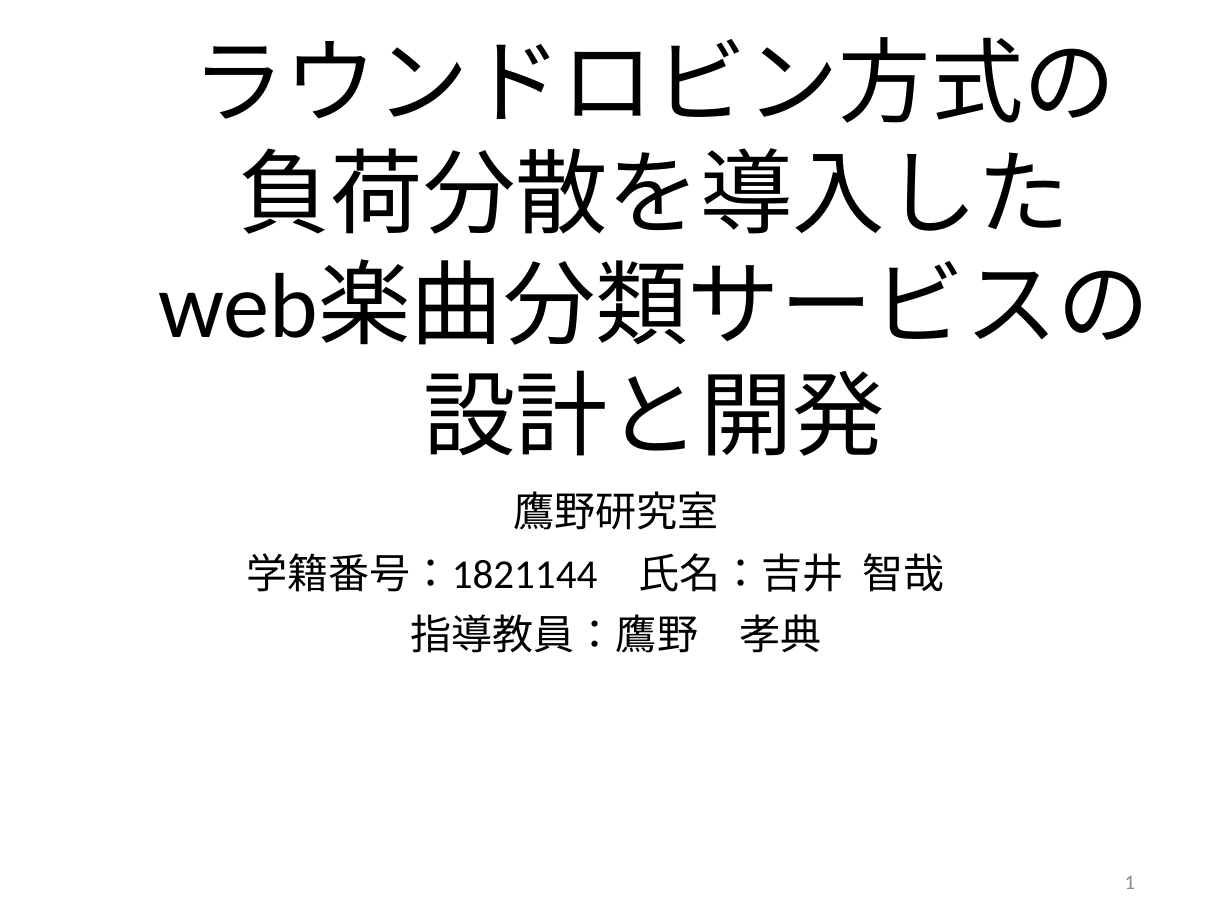
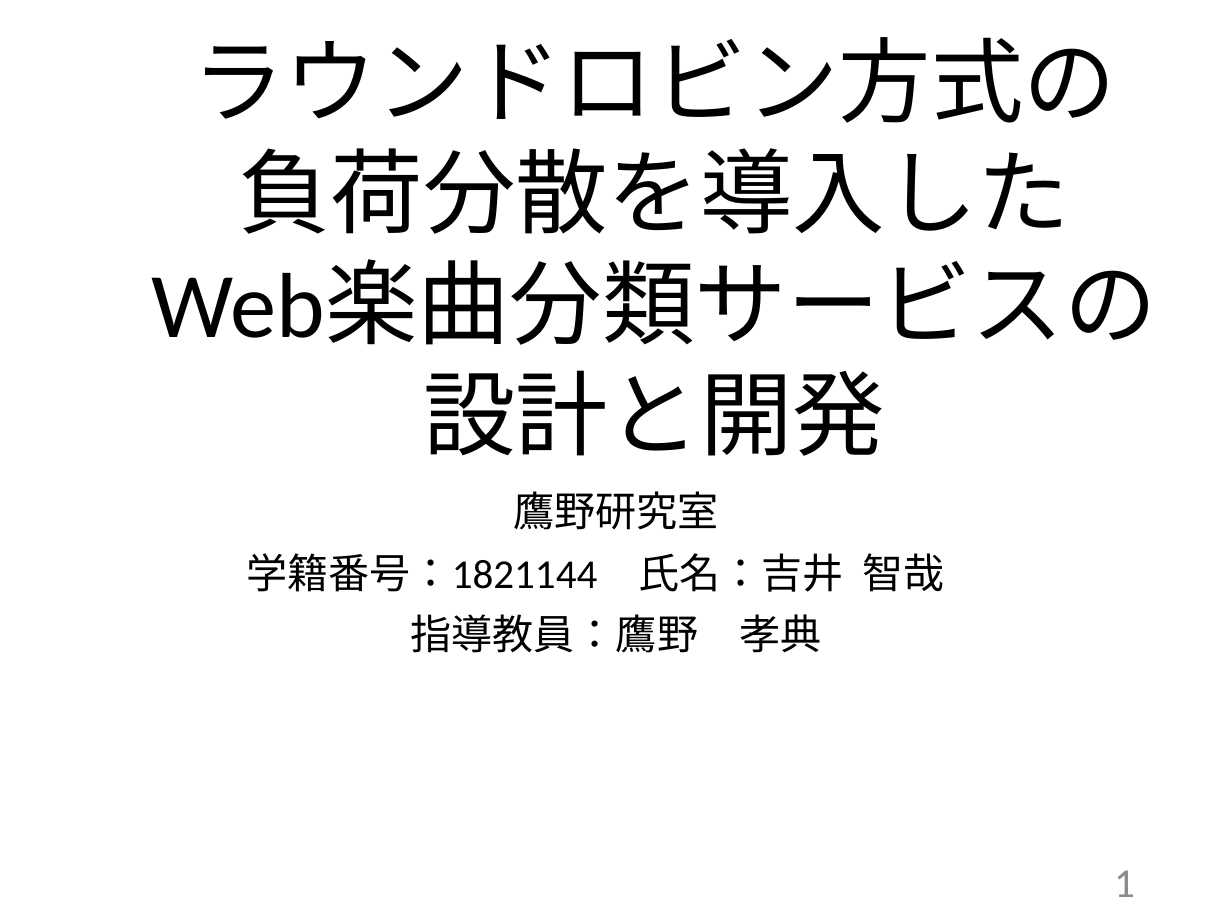
Before and after one commit to kait-takanolab/1821144-yoshii-thesis, a slide deck: slide 1 of 発表用スライド/1821144_卒研発表.pptx. Drawn at 1232x924 pixels with LibreOffice and Linux fonts; fonts in the diff are those of the drawing. Boxes give left, top, right and bottom in pixels: in the first picture for what was removed or moved away, otherwise in the second. Text is boxed around its words. In the diff, an @@ line names an element or a change of style, - is before the commit and + after.

```diff
--- a/発表用スライド/1821144_卒研発表.pptx
+++ b/発表用スライド/1821144_卒研発表.pptx
@@ title at bbox=[152, 37, 1157, 456]: text changed @@
-ラウンドロビン方式の
-負荷分散を導入した
-web楽曲分類サービスの
-設計と開発
+ラウンドロビン方式の
+負荷分散を導入した
+Web楽曲分類サービスの
+設計と開発
@@ page number at bbox=[1114, 870, 1135, 897]: size 12 to 24 pt @@
```
Also in this commit, not shown: 4 other slides changed.
